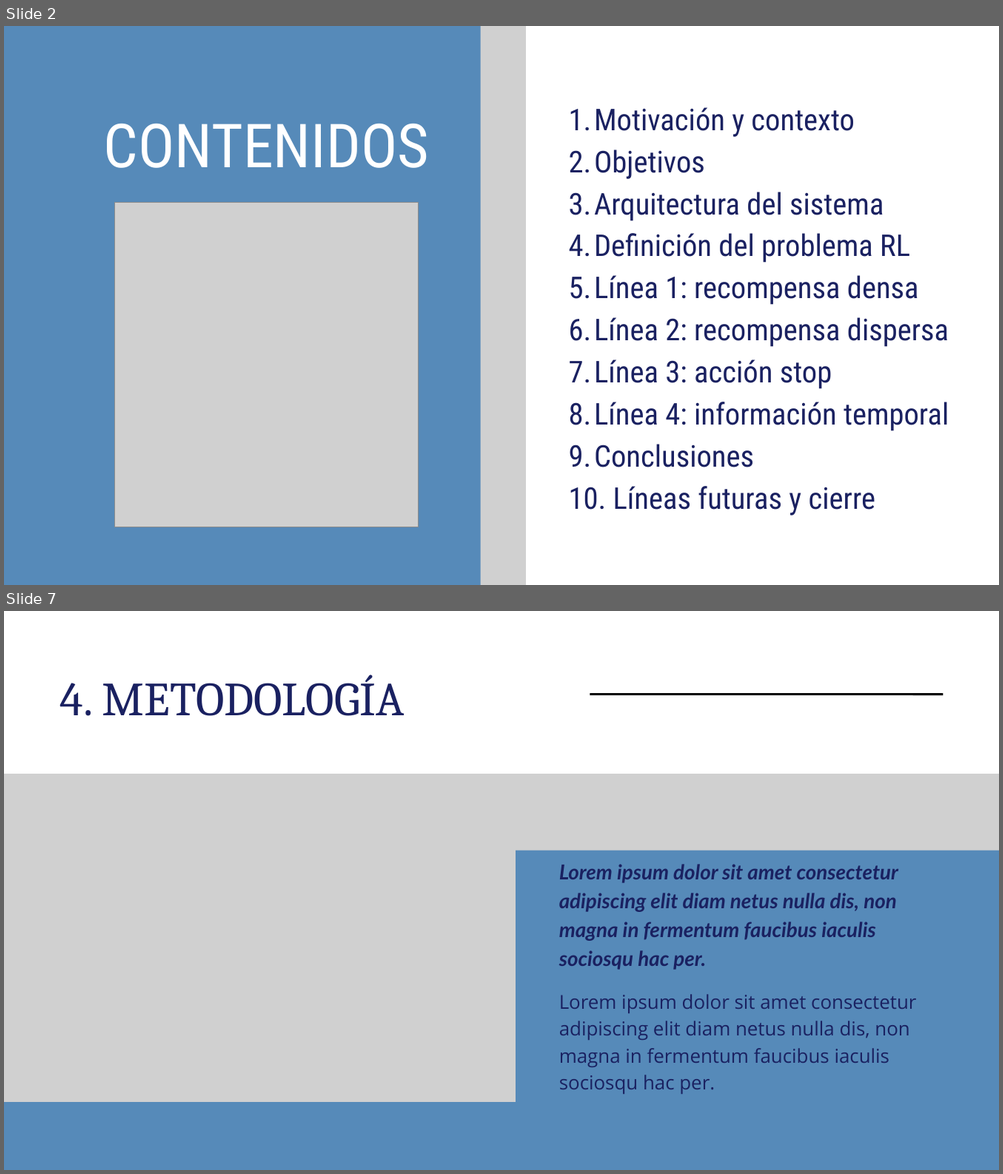
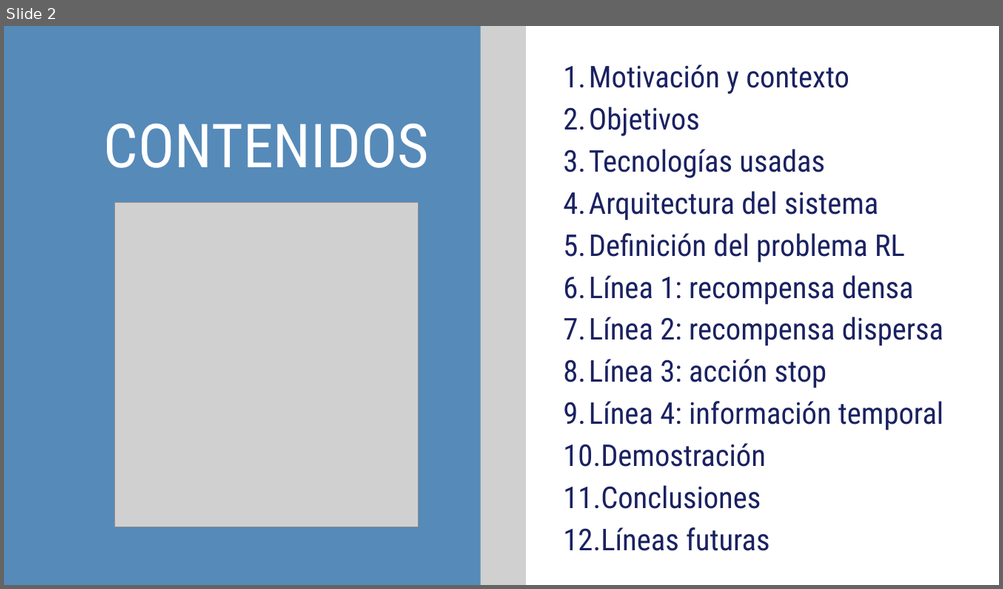
Before and after one commit to davidsolero/TFG-Coppelia-Reinforcement-Learning, a slide deck: redaccion/defensa/Presentación Trabajo Final Tesis Profesional Moderna Sencilla Azul .pptx. Shown one above the other, each under a label of ours: slides 2 and 7 before the commit, slide 2 after it; the slides between them are not shown. The pictures are 1003x1174 and 1003x589 pixels, drawn with LibreOffice and Linux fonts; fonts in the diff are those of the drawing; grey boxes stand for pictures. Boxes give left, top, right and bottom in pixels: in the first picture for what was removed or moved away, otherwise in the second. Text is boxed around its words. In the diff, an @@ line names an element or a change of style, - is before the commit and + after.

```diff
--- a/redaccion/defensa/Presentación Trabajo Final Tesis Profesional Moderna Sencilla Azul .pptx
+++ b/redaccion/defensa/Presentación Trabajo Final Tesis Profesional Moderna Sencilla Azul .pptx
@@ slide 7 removed at <box>4,611,999,1170</box>, background #568AB9 @@
@@ freeform shape removed at <box>4,611,999,774</box> @@
@@ text removed at <box>60,675,405,716</box> @@
-4. METODOLOGÍA
@@ line removed from (590, 695) to (943, 695) @@
@@ picture removed at <box>4,760,999,851</box> @@
@@ picture removed at <box>4,839,515,1103</box> @@
@@ text removed at <box>559,864,898,970</box> @@
-Lorem ipsum dolor sit amet consectetur adipiscing elit diam netus nulla dis, non magna in fermentum faucibus iaculis sociosqu hac per.
@@ text removed at <box>559,994,916,1094</box> @@
-Lorem ipsum dolor sit amet consectetur adipiscing elit diam netus nulla dis, non magna in fermentum faucibus iaculis sociosqu hac per.
@@ slide 2 changed as well @@
@@ freeform shape at <box>525,26,999,585</box>: outline redrawn @@
@@ text "Motivación y contexto": place and size @@
-text "Motivación y contexto" at <box>569,107,948,516</box>
+text "Motivación y contexto" at <box>563,64,943,551</box>
@@ text at <box>563,149,825,178</box>: paragraph added @@
+  3. Tecnologías usadas
@@ text at <box>563,443,765,467</box>: paragraph added @@
+  10. Demostración
@@ text at <box>563,528,770,551</box>: text changed @@
-  10. Líneas futuras y cierre
+  12. Líneas futuras
```
Also in this commit, not shown: 6 other slides changed, 12 slides added, 7 other slides removed.
